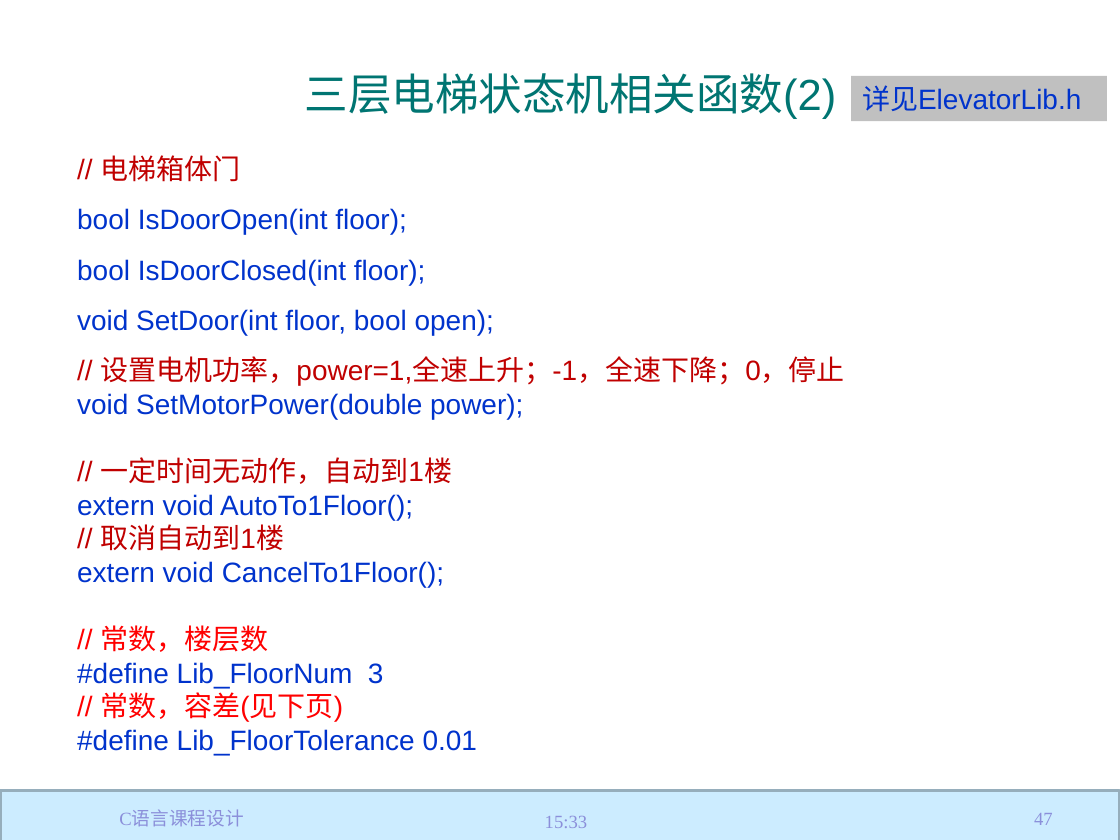
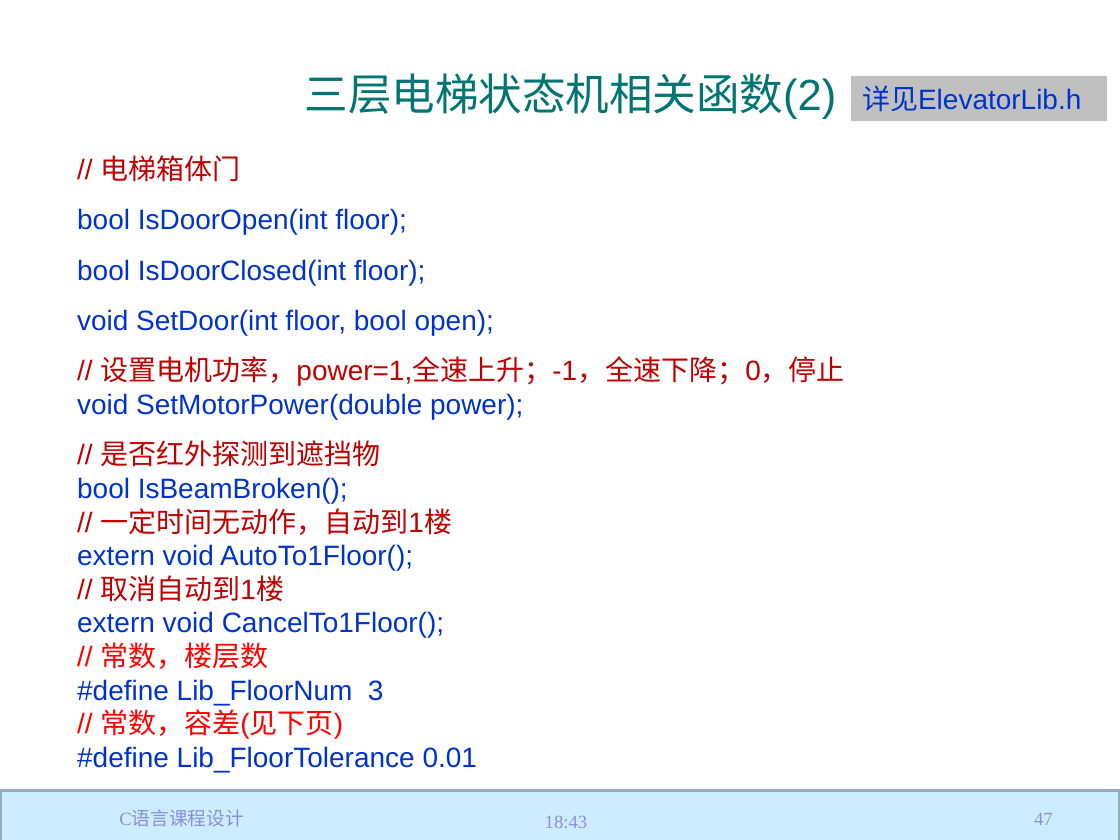
Before and after one commit to jtrfid/C-Repositories, a slide deck: slide 47 of 2017/C语言课程设计/C语言课程设计.pptx. Drawn at 1120x840 pixels with LibreOffice and Linux fonts; fonts in the diff are those of the drawing; background and template pictures are left out. Boxes give left, top, right and bottom in pixels: in the first picture for what was removed or moved away, otherwise in the second. Text is boxed around its words. In the diff, an @@ line names an element or a change of style, - is before the commit and + after.

Commit message:
加入红外探测，正在关门，有遮挡物，转而开门

```diff
--- a/2017/C语言课程设计/C语言课程设计.pptx
+++ b/2017/C语言课程设计/C语言课程设计.pptx
@@ text at (77, 440, 380, 503): paragraphs added @@
+// 是否红外探测到遮挡物
+bool IsBeamBroken();
@@ text at (545, 816, 587, 828): text changed @@
-15:33
+18:43
```
Also in this commit, not shown: 1 other slide changed, 10 other files.
